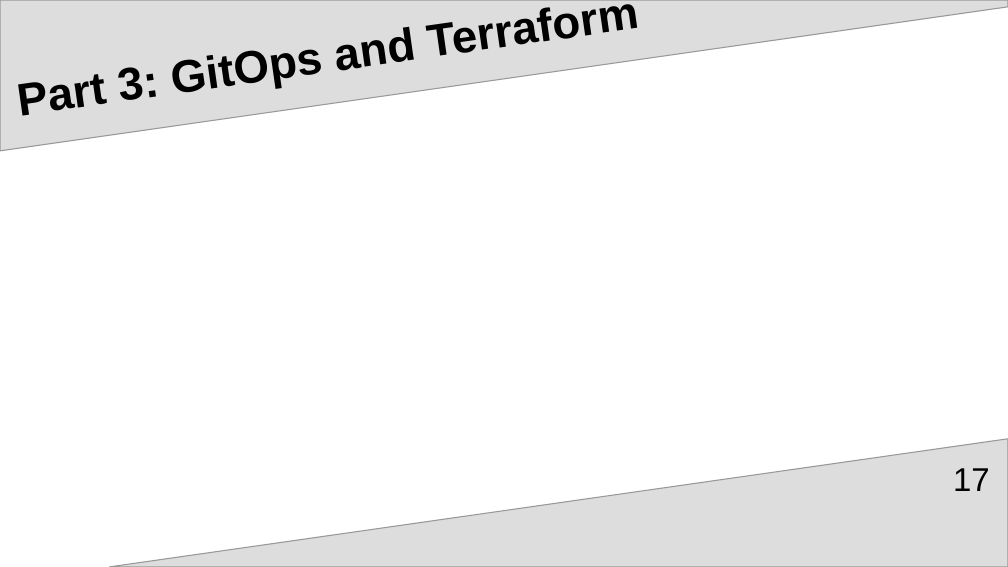
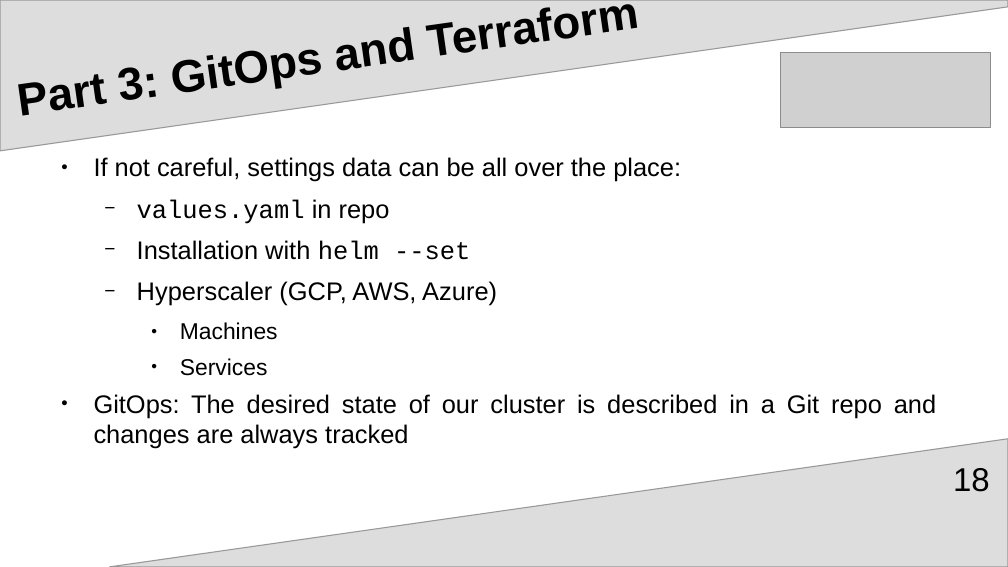
Before and after one commit to upart/cabinops, a slide deck: slide 18 of documentation/Introduction.odp (slide 17 before the commit). Drawn at 1008x567 pixels with LibreOffice and Linux fonts; fonts in the diff are those of the drawing; grey boxes stand for pictures. Boxes give left, top, right and bottom in pixels: in the first picture for what was removed or moved away, otherwise in the second. Text is boxed around its words. In the diff, an @@ line names an element or a change of style, - is before the commit and + after.

Commit message:
add slides on helm

```diff
--- a/documentation/Introduction.odp
+++ b/documentation/Introduction.odp
@@ picture added at (781,52,992,128) @@
@@ text added at (94,157,936,449), 20 pt, text #000000 @@
+● If not careful, settings data can be all over the place:
+  − values.yaml in repo
+  − Installation with helm --set
+  − Hyperscaler (GCP, AWS, Azure)
+    ● Machines
+    ● Services
+● GitOps: The desired state of our cluster is described in a Git repo and changes are always tracked
@@ page number at (953,468,990,492): text changed @@
-17
+18
```
Also in this commit, not shown: 3 other slides changed, 5 slides added, 3 slides removed, 1 other file.
